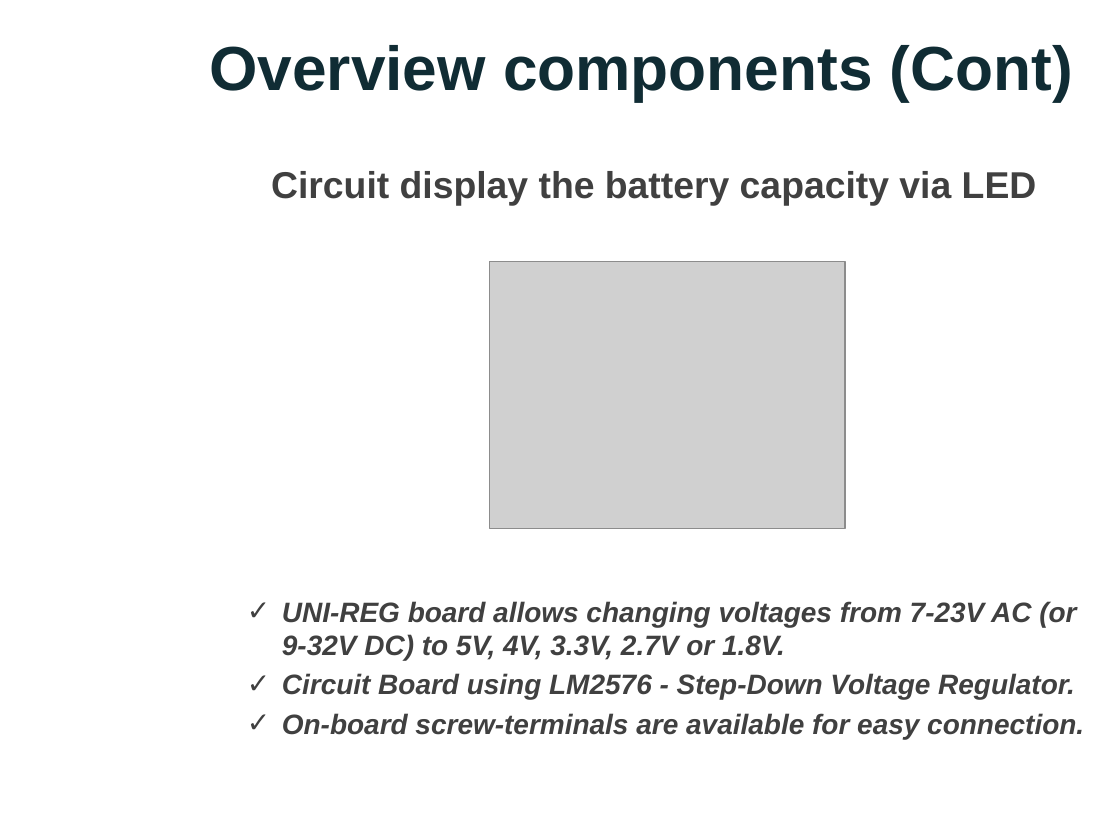
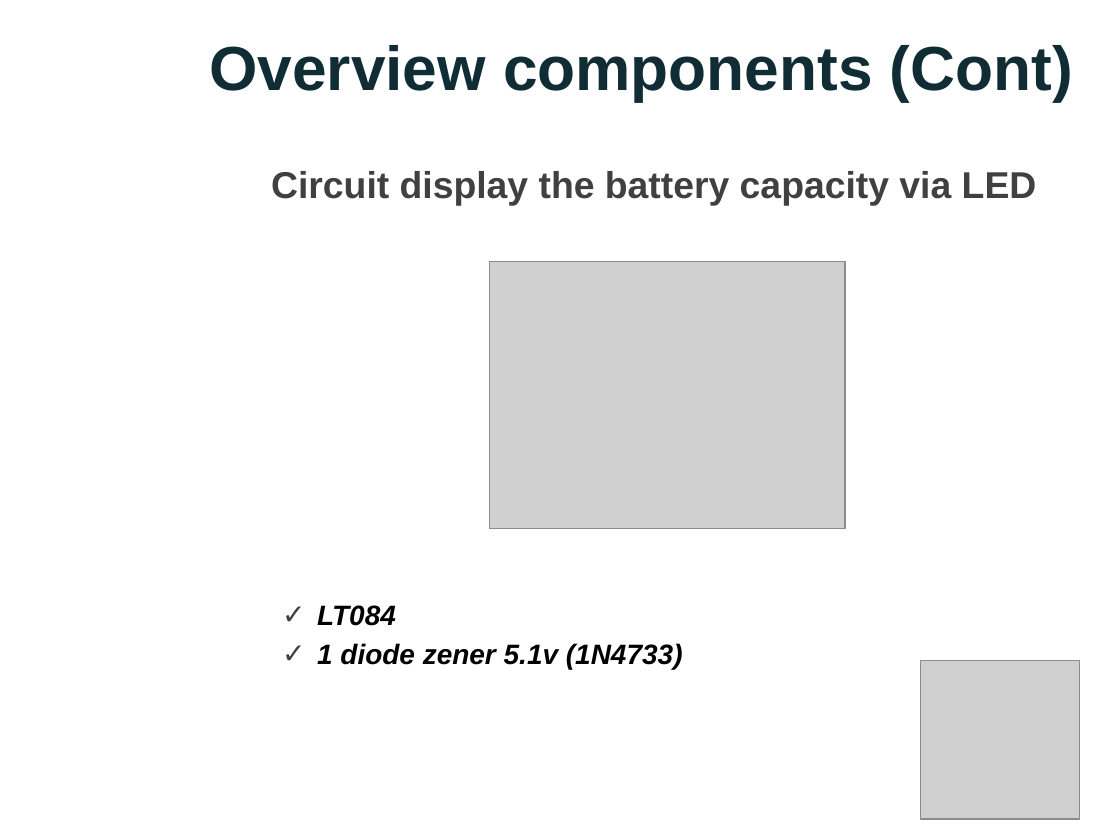
Before and after one commit to nicknguyen071093/CapstoneProject, a slide deck: slide 11 of Thuyettrinh/PPGroup 5.pptx (slide 10 before the commit). Drawn at 1120x840 pixels with LibreOffice and Linux fonts; fonts in the diff are those of the drawing; grey boxes stand for pictures; background and template pictures are left out. Boxes give left, top, right and bottom in pixels: in the first picture for what was removed or moved away, otherwise in the second. Text is boxed around its words. In the diff, an @@ line names an element or a change of style, - is before the commit and + after.

```diff
--- a/Thuyettrinh/PPGroup 5.pptx
+++ b/Thuyettrinh/PPGroup 5.pptx
@@ text removed at box(282, 601, 1084, 739) @@
-✓ UNI-REG board allows changing voltages from 7-23V AC (or 9-32V DC) to 5V, 4V, 3.3V, 2.7V or 1.8V.
-✓ Circuit Board using LM2576 - Step-Down Voltage Regulator.
-✓ On-board screw-terminals are available for easy connection.
@@ text added at box(317, 605, 683, 669), 18 pt, text #000000, bold, italic @@
+✓ LT084
+✓ 1 diode zener 5.1v (1N4733)
@@ picture added at box(921, 661, 1080, 820) @@
```
Also in this commit, not shown: 9 other slides changed, 12 slides added, 9 slides removed.
